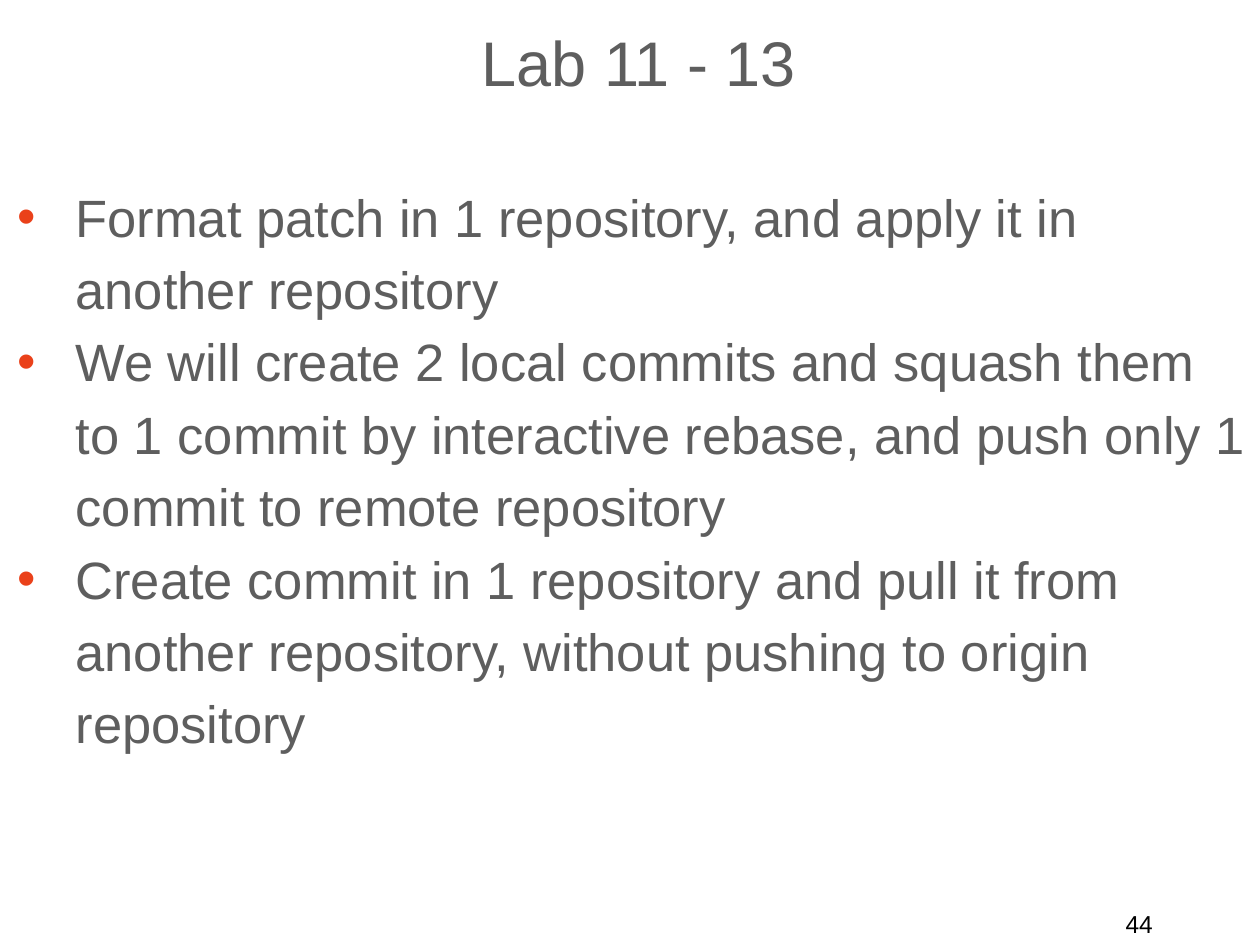
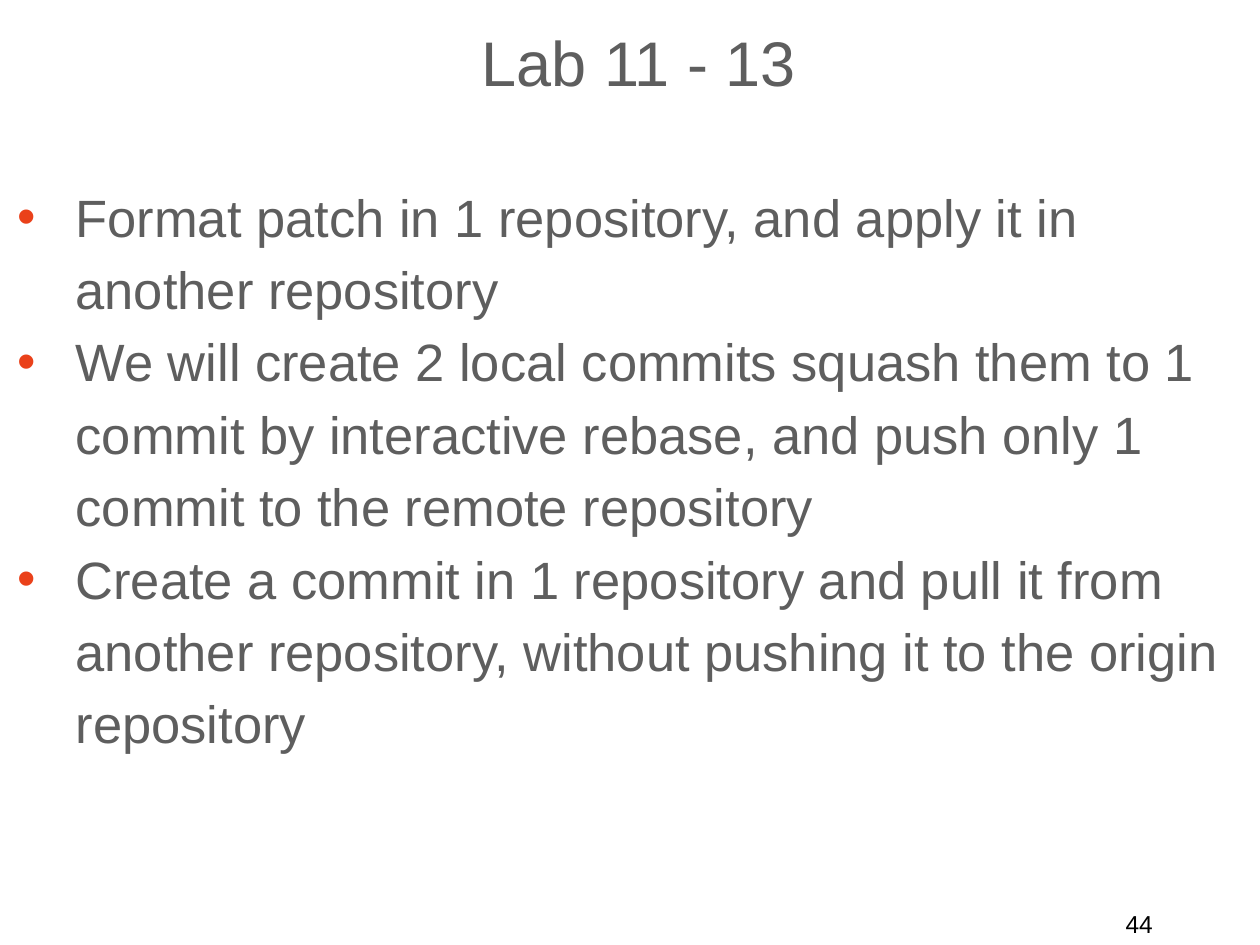
Before and after one commit to ilyaro/mysite, a slide deck: slide 44 of WorkStuff/Courses/Git/Git_General_Training_Lab/Git_General_Training_ap.ppt.pptx. Drawn at 1260x945 pixels with LibreOffice and Linux fonts; fonts in the diff are those of the drawing. Boxes give left, top, right and bottom in pixels: in the first picture for what was removed or moved away, otherwise in the second. Text is boxed around its words. In the diff, an @@ line names an element or a change of style, - is before the commit and + after.

```diff
--- a/WorkStuff/Courses/Git/Git_General_Training_Lab/Git_General_Training_ap.ppt.pptx
+++ b/WorkStuff/Courses/Git/Git_General_Training_Lab/Git_General_Training_ap.ppt.pptx
@@ text at <box>76,343,1217,754</box>: text changed @@
-• We will create 2 local commits and squash them to 1 commit by interactive rebase, and push only 1 commit to remote repository
-• Create commit in 1 repository and pull it from another repository, without pushing to origin repository
+• We will create 2 local commits squash them to 1 commit by interactive rebase, and push only 1 commit to the remote repository
+• Create a commit in 1 repository and pull it from another repository, without pushing it to the origin repository
```
Also in this commit, not shown: 10 other slides changed, 1 other file.
